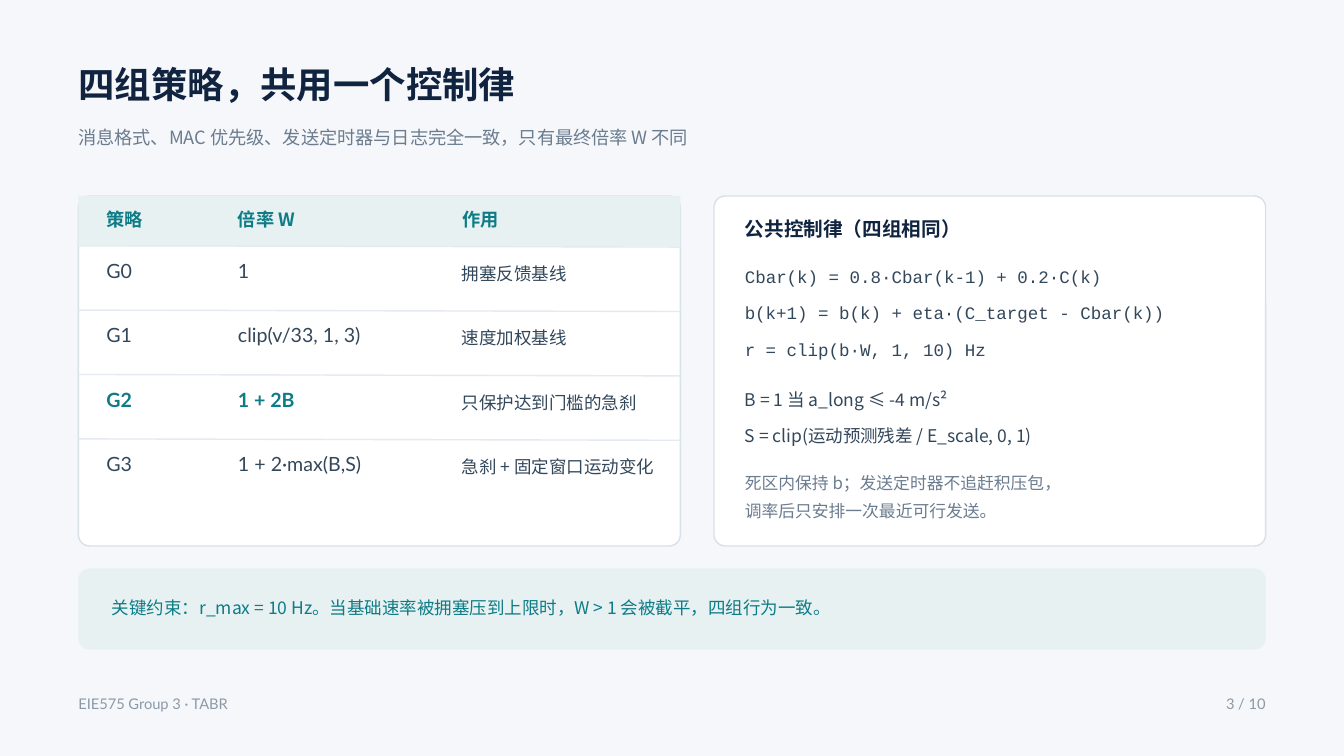
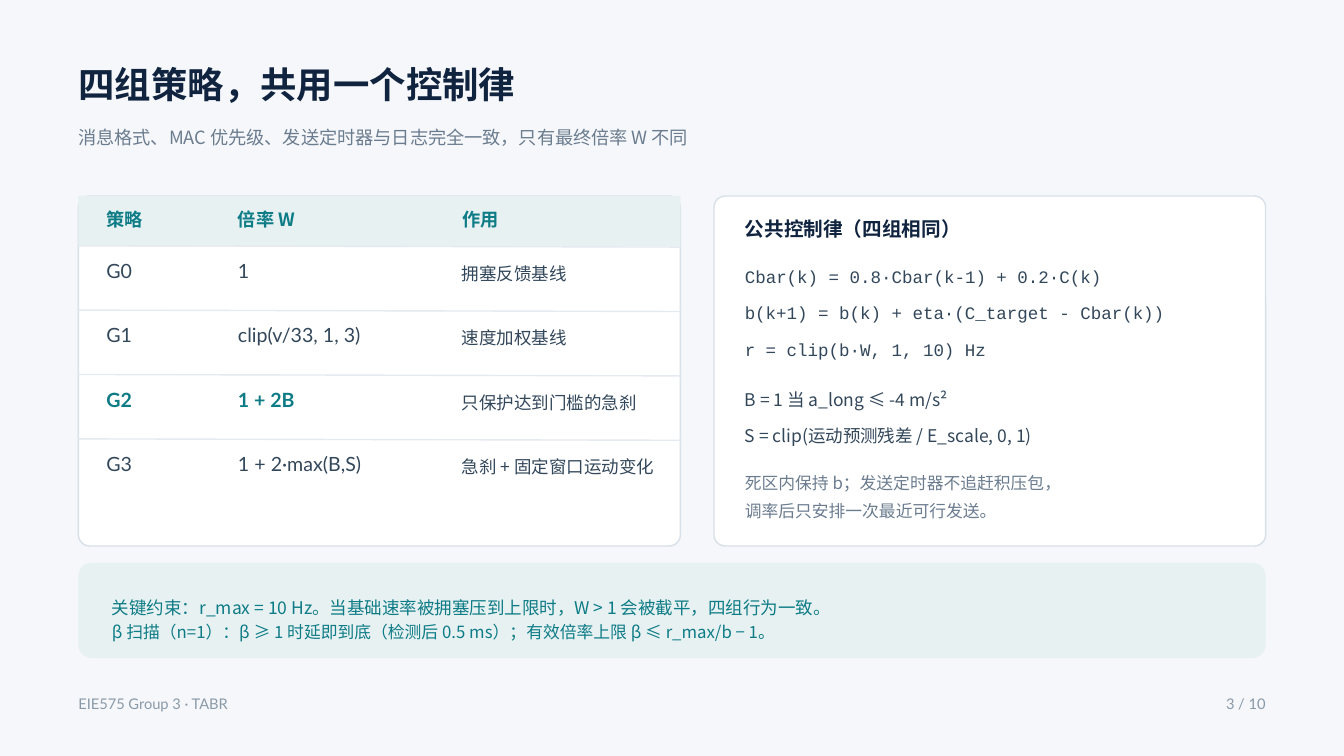
Before and after one commit to han088693-debug/EIE575-Project, a slide deck: slide 3 of TABR_project/docs/deck/EIE575_TABR_deck.pptx. Drawn at 1344x756 pixels with LibreOffice and Linux fonts; fonts in the diff are those of the drawing. Boxes give left, top, right and bottom in pixels: in the first picture for what was removed or moved away, otherwise in the second. Text is boxed around its words. In the diff, an @@ line names an element or a change of style, - is before the commit and + after.

Commit message:
Add beta scan line to deck page 3
第 3 页底部约束条改为两行，补 beta 扫描结论与有效倍率上限；svg 源、univer 与 pptx 同步。

```diff
--- a/TABR_project/docs/deck/EIE575_TABR_deck.pptx
+++ b/TABR_project/docs/deck/EIE575_TABR_deck.pptx
@@ rounded rectangle: place and size @@
-rounded rectangle at <box>79,569,1266,650</box>
+rounded rectangle at <box>79,563,1266,657</box>
@@ text added at <box>112,624,775,642</box>, 12 pt, text #0E7C86 @@
+β 扫描（n=1）：β ≥ 1 时延即到底（检测后 0.5 ms）；有效倍率上限 β ≤ r_max/b − 1。
```
Also in this commit, not shown: 2 other files.
